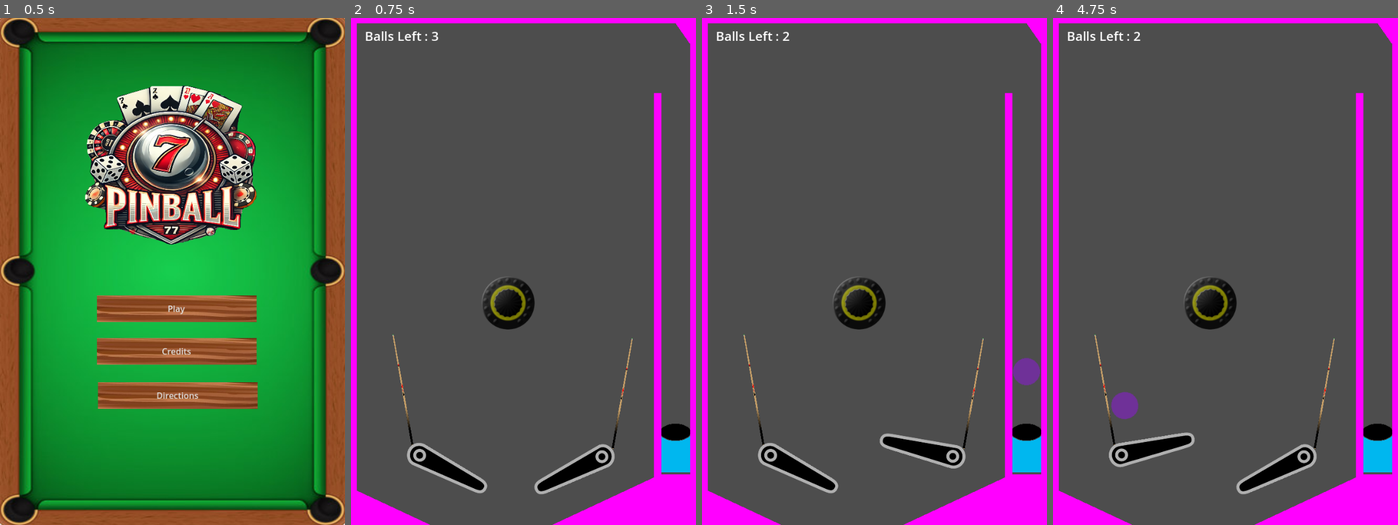
Above: before the commit, frames 1-4 (left to right).
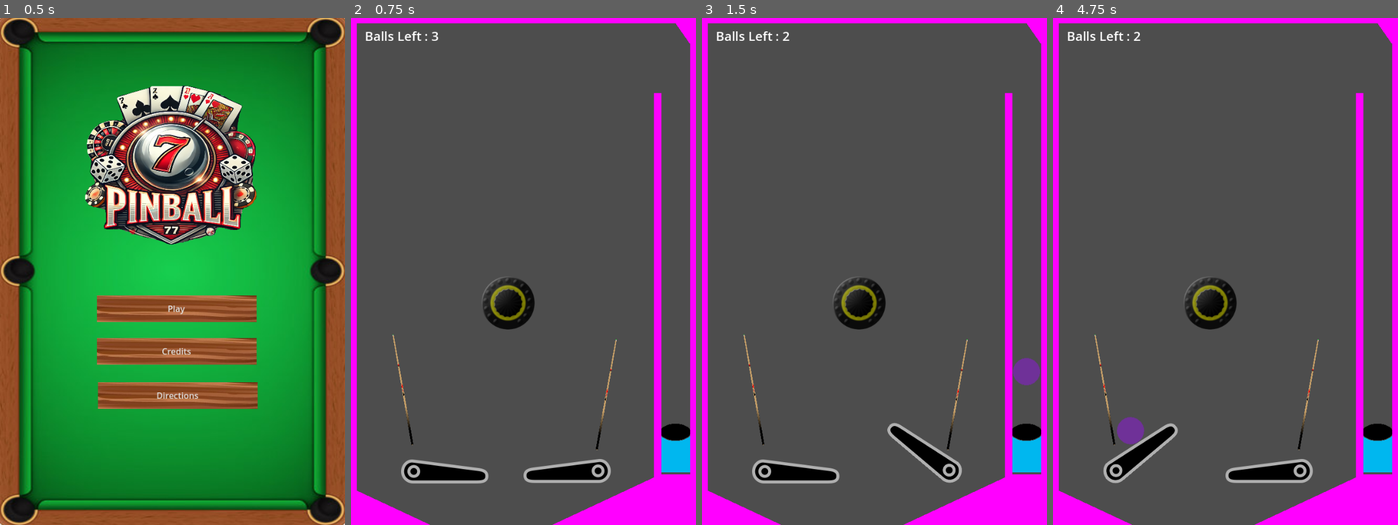
Above: after the commit, the same moments.

Repository: bsu-cs315/fp-team1-pinball
Game: Godot game, scene res://Title screen/title_screen.tscn
Two runs of this game, one before a commit and one after it. Both use one fixed random seed, a clock stepped at 60 frames per second and the inputs below. Sound files missing from this copy of the repository are replaced by a short silence.
Inputs:
- Up to frame 1 (0.5 s): no input
- Up to frame 2 (0.75 s): click "Play" at 0.5 s
- Up to frame 3 (1.5 s): tap Enter at 1.25 s; hold E (right_flipper) from 1.28 s (still down); tap Space (launch) at 1.35 s
- Up to frame 4 (4.75 s): release E (right_flipper) at 2.03 s; hold Q (left_flipper) 2.03-2.78 s; tap Space (launch) every 0.75 s from 2.1 to 4.35 s; hold E (right_flipper) 2.78-4.28 s; hold Q (left_flipper) from 4.28 s (still down)

Frame 1 is identical in both runs. In frame 2, 2.4% of the frame differs, in the area x 14-82%, y 63-94%; in frame 3, 2.4%; in frame 4, 3.0%.

Commit message:
Fix flipper rotations

Diff:
--- a/project/bumper/bumper.gd
+++ b/project/bumper/bumper.gd
@@ -7,3 +7,9 @@
 
 func _on_body_entered(_body: Node) -> void:
 	$BumperSprite.play("bumper_flash")
+	play_audio()
+
+
+func play_audio() -> void:
+	if $BumperSFX.finished:
+		$BumperSFX.play()
--- a/project/bumper/bumper.tscn
+++ b/project/bumper/bumper.tscn
@@ -1,8 +1,9 @@
-[gd_scene load_steps=6 format=3 uid="uid://bxpkvq2nwabpb"]
+[gd_scene load_steps=7 format=3 uid="uid://bxpkvq2nwabpb"]
 
 [ext_resource type="Texture2D" uid="uid://cj0cl7g3ie5d5" path="res://bumper/bumper_on.png" id="1_a31ke"]
 [ext_resource type="Script" path="res://bumper/bumper.gd" id="1_q4tvj"]
 [ext_resource type="Texture2D" uid="uid://d4kcwp4tpis70" path="res://bumper/bumper_off.png" id="2_dy2lc"]
+[ext_resource type="AudioStream" uid="uid://h64d3ju5sgh6" path="res://bumper_hit.wav" id="4_g68yy"]
 
 [sub_resource type="CircleShape2D" id="CircleShape2D_hqq5l"]
 radius = 51.0
@@ -67,5 +68,8 @@
 [node name="BumperSprite" type="AnimatedSprite2D" parent="."]
 sprite_frames = SubResource("SpriteFrames_blcpj")
 
+[node name="BumperSFX" type="AudioStreamPlayer2D" parent="."]
+stream = ExtResource("4_g68yy")
+
 [connection signal="body_entered" from="." to="." method="_on_body_entered"]
 [connection signal="animation_looped" from="BumperSprite" to="." method="_on_bumper_sprite_animation_looped"]
--- a/project/flippers/flipper_left.tscn
+++ b/project/flippers/flipper_left.tscn
@@ -17,29 +17,35 @@
 [sub_resource type="CircleShape2D" id="CircleShape2D_15olh"]
 radius = 44.0
 
-[node name="flipper_left" type="StaticBody2D" groups=["Flippers"]]
-scale = Vector2(0.5, 0.5)
+[node name="flipper_left" type="RigidBody2D" groups=["Flippers"]]
 physics_material_override = SubResource("PhysicsMaterial_7jbh8")
+gravity_scale = 0.0
+freeze = true
+freeze_mode = 1
 script = ExtResource("1_8m57v")
-metadata/_edit_group_ = true
 
 [node name="Sprite2D" type="Sprite2D" parent="."]
-position = Vector2(-118, 1)
+position = Vector2(60, 1.5)
+scale = Vector2(-0.5, 0.5)
 texture = ExtResource("2_3m607")
 
 [node name="collision1" type="CollisionShape2D" parent="."]
-position = Vector2(-122.955, -2.72328)
-rotation = -0.122173
+position = Vector2(63, -1.5)
+rotation = 0.122173
+scale = Vector2(0.5, 0.5)
 shape = SubResource("RectangleShape2D_x5bfw")
 
 [node name="collision2" type="CollisionShape2D" parent="."]
-position = Vector2(-255, 18)
+position = Vector2(129, 9.5)
+scale = Vector2(0.5, 0.5)
 shape = SubResource("CircleShape2D_b8i7d")
 
 [node name="collision3" type="CollisionShape2D" parent="."]
-position = Vector2(-122, 18)
+position = Vector2(62, 9.5)
+scale = Vector2(0.5, 0.5)
 shape = SubResource("RectangleShape2D_bk22t")
 
 [node name="collision4" type="CollisionShape2D" parent="."]
-position = Vector2(2, 0)
+position = Vector2(0, 0.5)
+scale = Vector2(0.5, 0.5)
 shape = SubResource("CircleShape2D_15olh")
--- a/project/flippers/flipper_right.tscn
+++ b/project/flippers/flipper_right.tscn
@@ -18,29 +18,35 @@
 [sub_resource type="CircleShape2D" id="CircleShape2D_fm7yp"]
 radius = 44.4072
 
-[node name="flipper_right" type="StaticBody2D" groups=["Flippers"]]
-scale = Vector2(0.5, 0.5)
+[node name="flipper_right" type="RigidBody2D" groups=["Flippers"]]
 physics_material_override = SubResource("PhysicsMaterial_td0fs")
+gravity_scale = 0.0
+freeze = true
+freeze_mode = 1
 script = ExtResource("1_2gl4r")
-metadata/_edit_group_ = true
 
 [node name="Sprite2D" type="Sprite2D" parent="."]
-position = Vector2(-118, 1)
+position = Vector2(-60, 0.5)
+scale = Vector2(0.5, 0.5)
 texture = ExtResource("2_gfs6y")
 
 [node name="collision1" type="CollisionShape2D" parent="."]
-position = Vector2(-122.894, -6.63486)
+position = Vector2(-63, -3.5)
 rotation = -0.125521
+scale = Vector2(0.5, 0.5)
 shape = SubResource("RectangleShape2D_x5bfw")
 
 [node name="collision2" type="CollisionShape2D" parent="."]
-position = Vector2(-255, 18)
+position = Vector2(-129, 9.5)
+scale = Vector2(0.5, 0.5)
 shape = SubResource("CircleShape2D_b8i7d")
 
 [node name="collision3" type="CollisionShape2D" parent="."]
-position = Vector2(-123.5, 23)
+position = Vector2(-64, 11.5)
+scale = Vector2(0.5, 0.5)
 shape = SubResource("RectangleShape2D_as2m6")
 
 [node name="collision4" type="CollisionShape2D" parent="."]
-position = Vector2(2, 0)
+position = Vector2(0, 0.5)
+scale = Vector2(0.5, 0.5)
 shape = SubResource("CircleShape2D_fm7yp")
--- a/project/flippers/flippers.gd
+++ b/project/flippers/flippers.gd
@@ -4,17 +4,18 @@
 @export var right_flipper_node: NodePath
 @export var flipper_speed := .3
 
-var left_flipper_starting_rotation: float = -0.4
-var left_flipper_rotation_amount: float = 0.7
+var left_flipper_starting_rotation: float = 0
+var left_flipper_rotation_amount: float = -0.7
 
-var right_flipper_starting_rotation: float = PI + 0.54
-var right_flipper_rotation_amount: float = 0.7
+var right_flipper_starting_rotation: float = 0
+var right_flipper_rotation_amount: float = -0.7
 
 var _left_flipper_target_rotation: float = 0.0
 var _right_flipper_target_rotation: float = 0.0
 
 var left_flipper: Node2D
 var right_flipper: Node2D
+
 
 func _ready() -> void:
 	left_flipper = get_node(left_flipper_node)
@@ -26,15 +27,17 @@
 	right_flipper.rotation = right_flipper_starting_rotation
 	_right_flipper_target_rotation = right_flipper_starting_rotation
 
+
+
 func _process(_delta: float) -> void:
-	if Input.is_action_pressed("right_flipper"):
+	if Input.is_action_pressed("left_flipper"):
 		_left_flipper_target_rotation = left_flipper_starting_rotation + left_flipper_rotation_amount
 	else:
 		_left_flipper_target_rotation = left_flipper_starting_rotation
 
 	left_flipper.rotation = lerp_angle(left_flipper.rotation, _left_flipper_target_rotation, flipper_speed)
 
-	if Input.is_action_pressed("left_flipper"):
+	if Input.is_action_pressed("right_flipper"):
 		_right_flipper_target_rotation = right_flipper_starting_rotation - right_flipper_rotation_amount
 	else:
 		_right_flipper_target_rotation = right_flipper_starting_rotation
--- a/project/flippers/flippers.tscn
+++ b/project/flippers/flippers.tscn
@@ -11,10 +11,9 @@
 flipper_speed = 0.7
 
 [node name="flipper_left" parent="." instance=ExtResource("1_mbad3")]
-position = Vector2(528, 482)
+position = Vector2(-175, 0)
 script = null
 
 [node name="flipper_right" parent="." instance=ExtResource("2_majwm")]
-position = Vector2(184, 480)
-rotation = -2.97898
+position = Vector2(175, 0)
 script = null
--- a/project/world/world.tscn
+++ b/project/world/world.tscn
@@ -157,7 +157,7 @@
 shape = SubResource("RectangleShape2D_21ahr")
 
 [node name="Flippers" parent="." instance=ExtResource("3_po2wi")]
-position = Vector2(-56, 341)
+position = Vector2(291, 850)
 
 [node name="BallsLeftLabel" type="Label" parent="."]
 offset_left = 26.0
@@ -180,7 +180,7 @@
 position = Vector2(295, 535)
 
 [node name="Rail" parent="." instance=ExtResource("5_a282h")]
-position = Vector2(510, 704)
+position = Vector2(480, 706)
 rotation = 0.174533
 
 [node name="Rail2" parent="." instance=ExtResource("5_a282h")]
Not shown, added: project/bumper_hit.wav.import
Not shown, added: project/pinball_hit_1.wav.import
Not shown, added: project/pinball_hit_2.wav.import
Not shown, added: project/bumper_hit.wav
Not shown, added: project/pinball_hit_1.wav
Not shown, added: project/pinball_hit_2.wav
